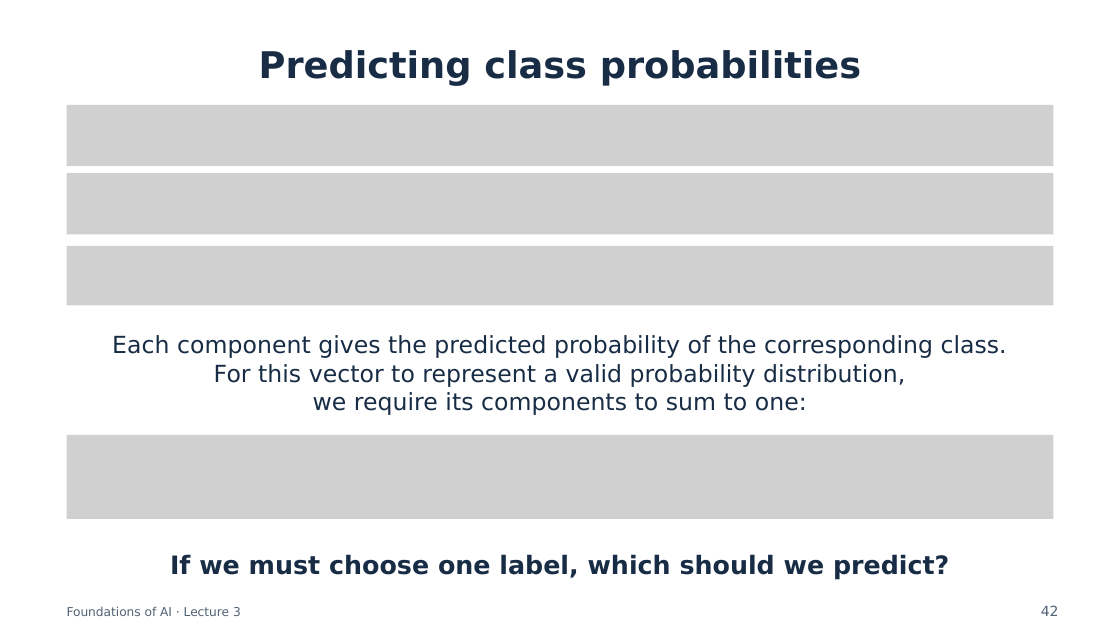
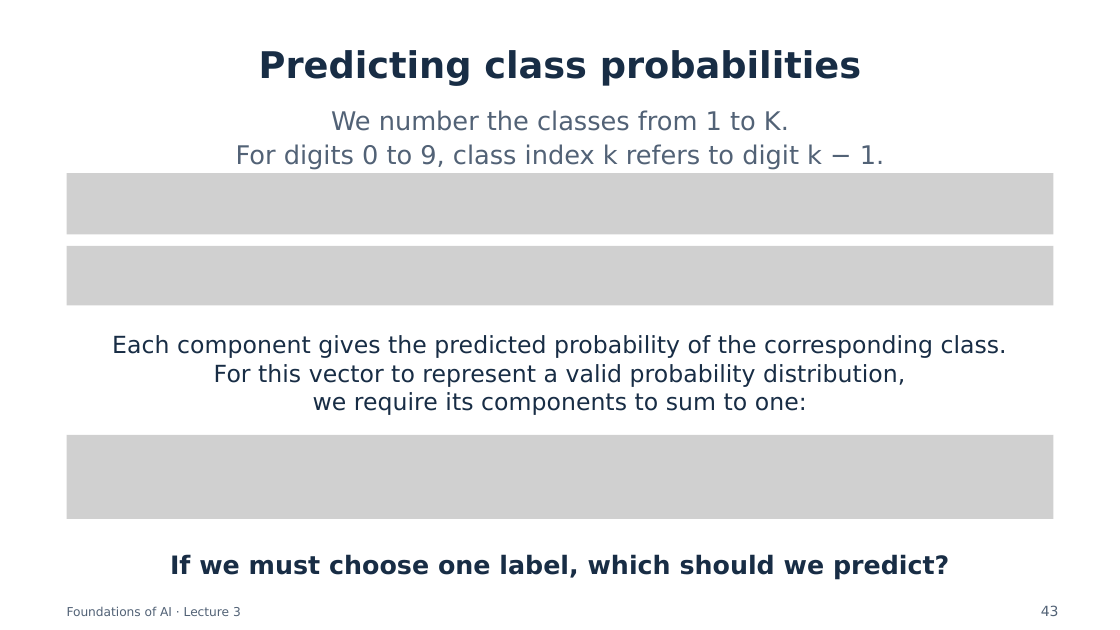
Before and after one commit to semtm0051/2026_27, a slide deck: slide 43 of Week_03/Slides/Week_03 - Slides.pptx (slide 42 before the commit). Drawn at 1120x630 pixels with LibreOffice and Linux fonts; fonts in the diff are those of the drawing; grey boxes stand for pictures. Boxes give left, top, right and bottom in pixels: in the first picture for what was removed or moved away, otherwise in the second. Text is boxed around its words. In the diff, an @@ line names an element or a change of style, - is before the commit and + after.

Commit message:
Clarify Week 3 notation and classification exercises
Make the multiclass probability model explicit in the classifier and add a tied-maximum exercise. Align slides with the parameter-objective notation, clarify logistic-regression optimisation and class indexing, and repair the dataset link in both presentation formats.

```diff
--- a/Week_03/Slides/Week_03 - Slides.pptx
+++ b/Week_03/Slides/Week_03 - Slides.pptx
@@ picture removed at <box>66,105,1054,166</box> @@
@@ text added at <box>236,110,884,170</box>, 22 pt, text #526276 @@
+We number the classes from 1 to K.
+For digits 0 to 9, class index k refers to digit k − 1.
@@ text at <box>1041,605,1059,616</box>: text changed @@
-42
+43
```
Also in this commit, not shown: 26 other slides changed, 1 slide added, 2 other files.
